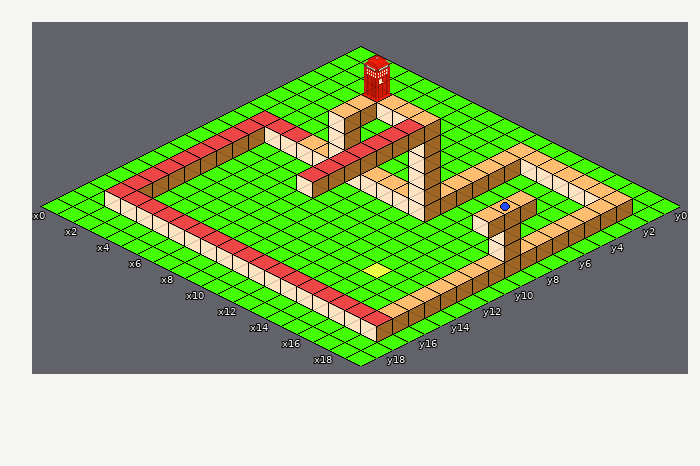
A Tiled map (JSON) gets an edit: res/maps/level2.json. The picture above was drawn from the file before the commit.
Cells are 32x16 px. Isometric: x runs down to the right, y down to the left. Shown: x 0..19, y 0..19.
After:
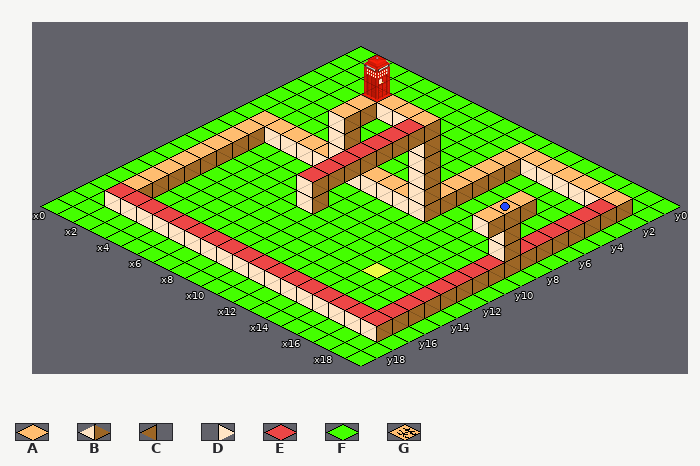
Key: from "tileset": A 0, B 2, C 3, D 5, E 33, F 240, G 241.
_ is an empty cell.
The exact change:
Layer "ground":
y 11: x 8 F -> G
Layer "bricks":
y 2..6: x 17 A -> E
y 7: x 1..3 EEE -> AAA; x 17 A -> E
y 8..15: x 1 E -> A; x 17 A -> E
Layer "button_layer":
y 10: x 8 _ -> C
y 11: x 7..8 __ -> DB
Pixel boxes of the changes (left, top, right, bottom) in both pictures:
changed: (122, 111, 312, 190)
changed: (296, 191, 329, 214)
changed: (378, 199, 616, 318)
